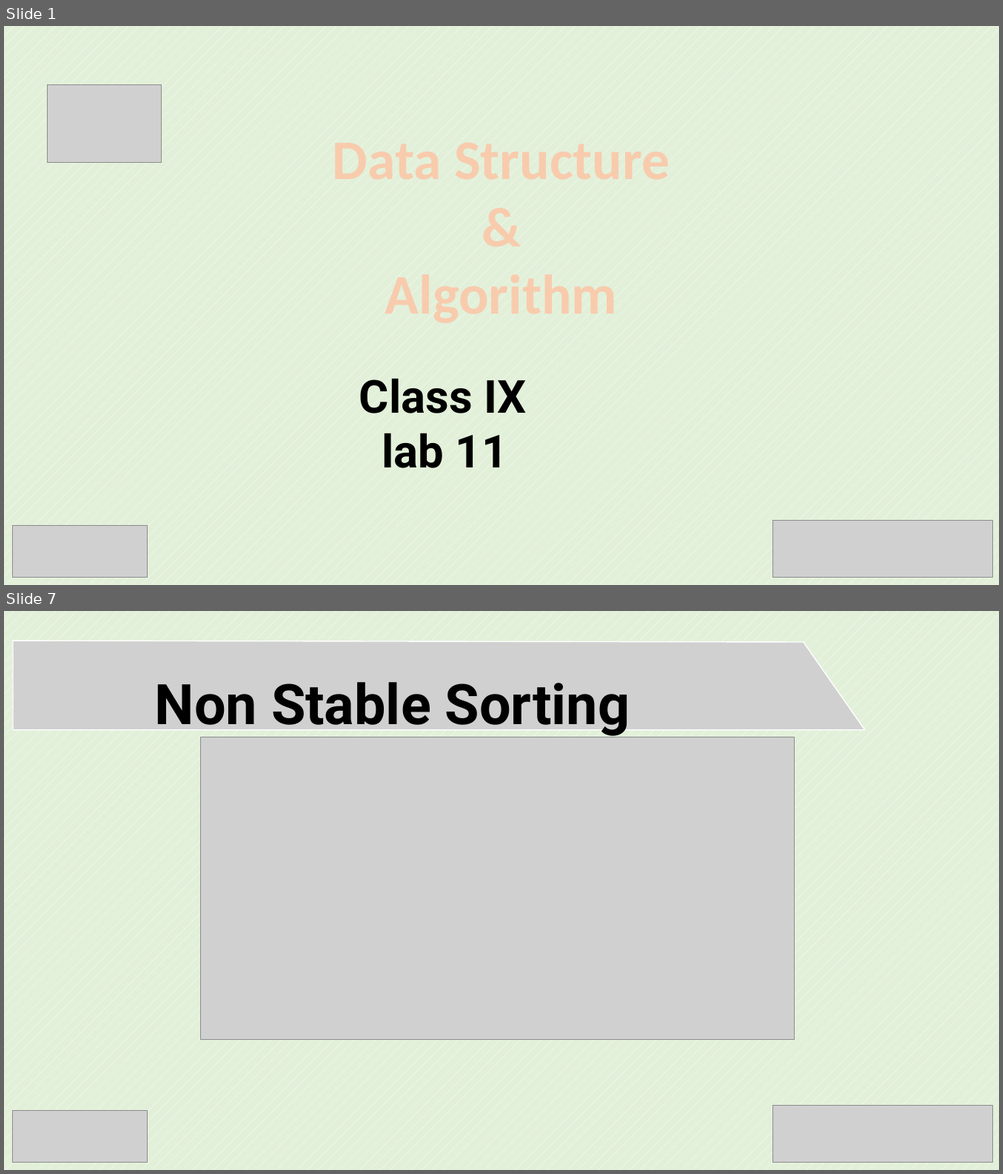
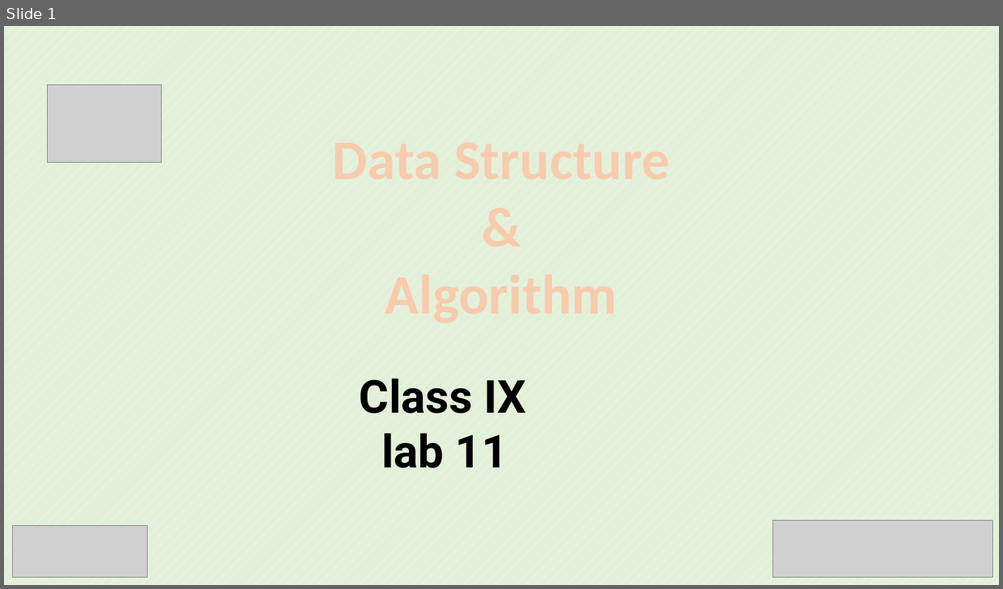
Before and after one commit to SabitDeepto/IIDP, a slide deck: class 10/lab 11 (DSA)/2. Presentation/DSA_14.pptx. Shown one above the other, each under a label of ours: slides 1 and 7 before the commit, slide 1 after it; the slides between them are not shown. The pictures are 1003x1174 and 1003x589 pixels, drawn with LibreOffice and Linux fonts; fonts in the diff are those of the drawing; grey boxes stand for pictures. Boxes give left, top, right and bottom in pixels: in the first picture for what was removed or moved away, otherwise in the second. Text is boxed around its words. In the diff, an @@ line names an element or a change of style, - is before the commit and + after.

```diff
--- a/class 10/lab 11 (DSA)/2. Presentation/DSA_14.pptx
+++ b/class 10/lab 11 (DSA)/2. Presentation/DSA_14.pptx
@@ slide 7 removed at [4,611,999,1170], background pattern #FFFFFF on #E2F0D9 @@
@@ picture removed at [13,641,865,730] @@
@@ text removed at [155,682,630,738] @@
-Non Stable Sorting
@@ picture removed at [200,737,794,1040] @@
@@ picture removed at [13,1111,148,1162] @@
@@ picture removed at [772,1105,993,1163] @@
```
Also in this commit, not shown: 5 slides added, 5 other slides removed, 2 other files.
